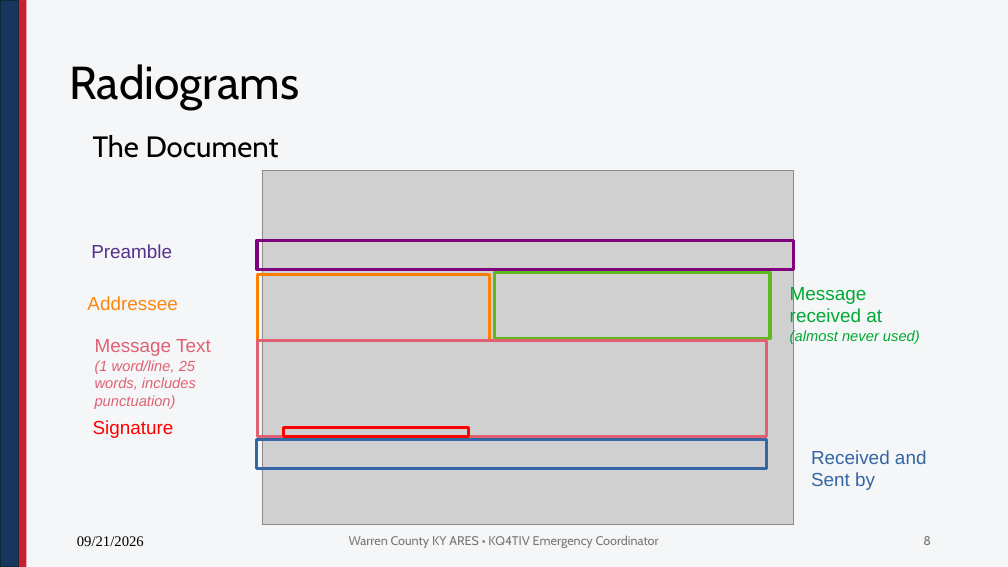
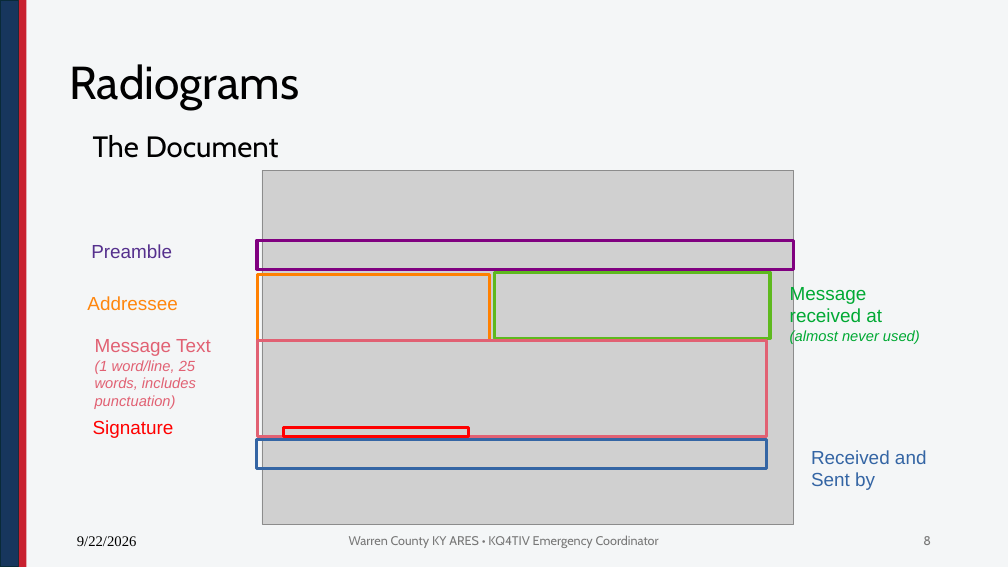
Before and after one commit to nathanielbutts/nathanielbutts.github.io, a slide deck: slide 8 of documents/meetings/KCARC Meeting 20260922.pptx. Drawn at 1008x567 pixels with LibreOffice and Linux fonts; fonts in the diff are those of the drawing; grey boxes stand for pictures; background and template pictures are left out. Boxes give left, top, right and bottom in pixels: in the first picture for what was removed or moved away, otherwise in the second. Text is boxed around its words. In the diff, an @@ line names an element or a change of style, - is before the commit and + after.

```diff
--- a/documents/meetings/KCARC Meeting 20260922.pptx
+++ b/documents/meetings/KCARC Meeting 20260922.pptx
@@ text at (x1=77, y1=536, x2=137, y2=546): text changed @@
-09/21/2026
+9/22/2026
```
Also in this commit, not shown: 8 other slides changed.
